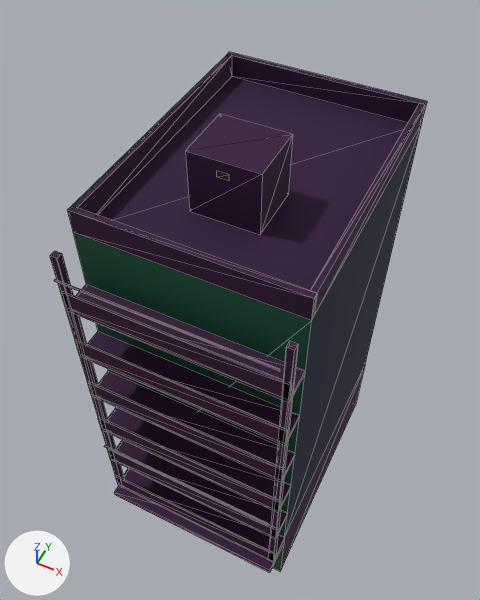
Two versions of the glTF model public/assets/buildings/walkup_a.glb, one commit apart.
Both versions are drawn from a 50 mm lens placed at (9.0, -20.1, 39.7), pointed at (-0.9, -0.2, 14.8). The axes (+X, +Y, +Z) are drawn at lower left. The lights are the same throughout. The older version comes first. Mesh edges are drawn as thin lines. Vertices at exactly the same position are counted once.

In view in the first picture: 'walkup_a'.
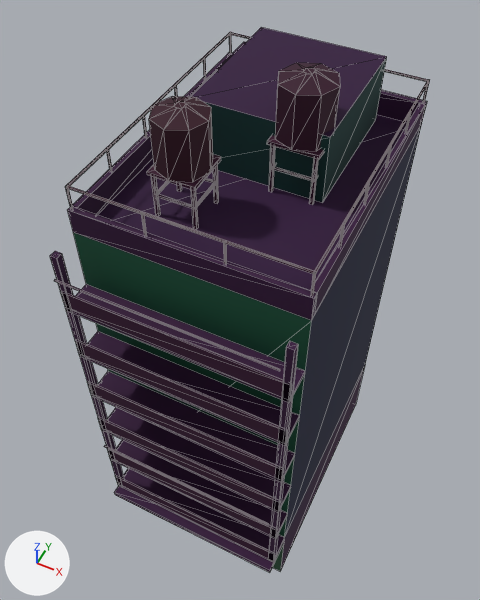
The change, as JSON lines over the scene's bpy script:
```json
{"block": "me_walkup_a", "where": "# used by ob_walkup_a; location = (0.0, -0.9, 12.8); scale = (12.8, 12.8, 12.8)"}
{"op": "remove", "block": "me_walkup_a", "code": "me_walkup_a.from_pydata(...)  # 164 vertices, 228 faces; spans x -0.38..0.38, y -0.57..0.57, z -1.0..1.0"}
{"op": "add", "block": "me_walkup_a", "code": "me_walkup_a.from_pydata(...)  # 532 vertices, 694 faces; spans x -0.35..0.35, y -0.53..0.53, z -1.0..1.0"}
{"block": "me_walkup_a", "change": "me_walkup_a part 1: the loose piece of 58 vertices spanning x -0.38..0.38, y -0.54..0.57, z -1.0..0.87 is scaled about its middle by 0.923, then moved by (0.0, 0.0, -0.07)"}
{"block": "me_walkup_a", "change": "me_walkup_a part 2: the loose piece of 8 vertices spanning x -0.12..0.12, y -0.2..0.01, z 0.78..1.0 is scaled about its middle by 0.922, then moved by (-0.12, 0.4, -0.15)"}
{"block": "me_walkup_a", "change": "me_walkup_a part 3: the loose piece of 4 vertices spanning x -0.02..0.02, y -0.2, z 0.95..0.96 is moved by (-0.12, 0.4, -0.15)"}
{"block": "me_walkup_a", "change": "me_walkup_a part 4: a new loose piece, a box spanning x 0.0562..0.1818, y -0.0009..0.005, z 0.7218..0.7275, in mat_m_facade"}
{"block": "me_walkup_a", "change": "me_walkup_a part 5: a new loose piece, a box spanning x 0.044..0.194, y -0.01..0.14, z 0.806..0.817, in mat_m_facade"}
{"block": "me_walkup_a", "change": "me_walkup_a part 6: a new loose piece, a box spanning x -0.1784..-0.0596, y -0.2352..-0.2295, z 0.711..0.7168, in mat_m_facade"}
{"block": "me_walkup_a", "change": "me_walkup_a part 7: a new loose piece, a box spanning x -0.1812..-0.1754, y -0.2324..-0.1137, z 0.711..0.7168, in mat_m_facade"}
{"block": "me_walkup_a", "change": "me_walkup_a part 8: a new loose piece, a box spanning x -0.0624..-0.0566, y -0.2324..-0.1137, z 0.711..0.7168, in mat_m_facade"}
{"block": "me_walkup_a", "change": "me_walkup_a part 9: a new loose piece, a box spanning x -0.19..-0.048, y -0.244..-0.102, z 0.784..0.795, in mat_m_facade"}
{"block": "me_walkup_a", "change": "me_walkup_a part 10: the loose piece of 8 vertices spanning x -0.12..0.12, y -0.2..0.01, z 0.78..1.0 is copied, and the copy is scaled about its middle by (1.77, 2.27, 0.988), then moved by (0.0, 0.34, -0.14); it spans x -0.21..0.21, y 0.02..0.48, z 0.64..0.86"}
{"block": "me_walkup_a", "change": "me_walkup_a part 11: 248 vertices added at x -0.34..0.34, y -0.39..0.52, z 0.64..1.0"}
{"block": "me_walkup_a", "change": "other edits to the shape of me_walkup_a do not show in these pictures"}
{"op": "set", "path": "ob_walkup_a.location", "old": "(0.0, -0.9, 12.8)", "new": "(0.0, -0.9, 13.87)"}
{"op": "set", "path": "ob_walkup_a.scale", "old": "(12.8, 12.8, 12.8)", "new": "(13.9, 13.9, 13.9)"}
```

Where the change shows, as pixel boxes (x1, y1, x2, y2) in the pictures (480 x 600 px; the box of a moved part takes in the faces that stretch with it):
```json
{"object": "walkup_a", "change": "reshaped, moved, rescaled", "before": [50, 52, 427, 572], "after": [50, 27, 430, 572]}
{"part": 1, "of": "me_walkup_a", "change": "moved or reshaped", "before": [68, 52, 427, 490], "after": [68, 52, 427, 490]}
{"part": 2, "of": "me_walkup_a", "change": "moved or reshaped", "before": [185, 114, 293, 235], "after": [216, 42, 246, 71], "on screen": "mostly hidden afterwards"}
{"part": 3, "of": "me_walkup_a", "change": "moved or reshaped", "before": [217, 171, 229, 180], "on screen": "not visible afterwards"}
{"part": 4, "of": "me_walkup_a", "change": "added", "after": [273, 167, 312, 181]}
{"part": 5, "of": "me_walkup_a", "change": "added", "after": [267, 135, 324, 159]}
{"part": 6, "of": "me_walkup_a", "change": "added", "after": [157, 194, 192, 208]}
{"part": 7, "of": "me_walkup_a", "change": "added", "after": [158, 181, 169, 194]}
{"part": 8, "of": "me_walkup_a", "change": "added", "after": [197, 182, 216, 207]}
{"part": 9, "of": "me_walkup_a", "change": "added", "after": [147, 154, 221, 190]}
{"part": 10, "of": "me_walkup_a", "change": "added", "after": [191, 27, 387, 203]}
{"part": 11, "of": "me_walkup_a", "change": "added", "after": [65, 32, 430, 296]}
```
